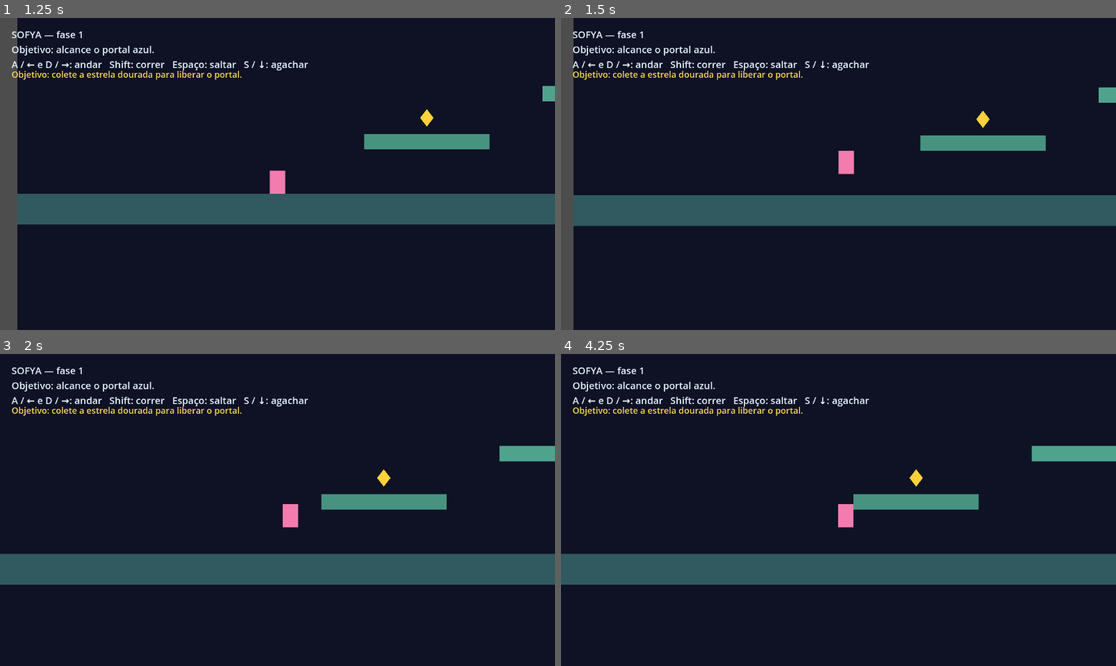
Above: before the commit, frames 1-4 (two rows, left to right).
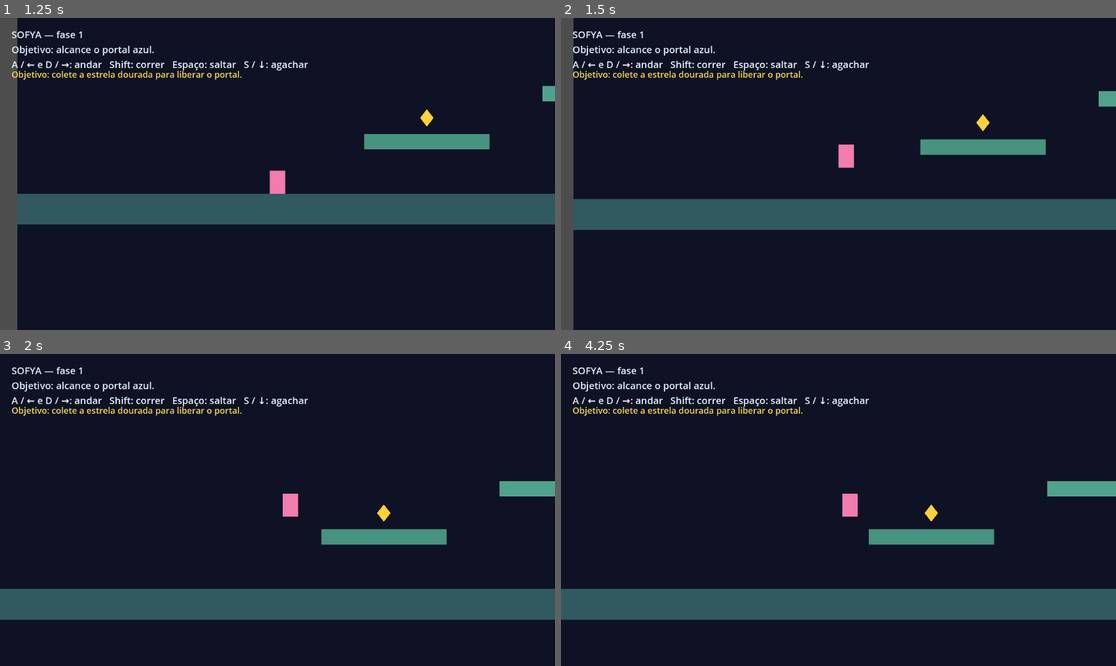
Above: after the commit, the same moments.

Repository: willianschultz/sofya
Game: Godot game, scene res://scenes/main_menu.tscn
Two runs of this game, one before a commit and one after it. Both use one fixed random seed, a clock stepped at 60 frames per second and the inputs below.
Inputs:
- Up to frame 1 (1.25 s): click "Novo jogo" at 0.5 s
- Up to frame 2 (1.5 s): hold D (move_right) from 1.28 s (still down); tap Space (jump) at 1.35 s
- Up to frame 3 (2 s): keep holding D (move_right); tap Space (jump) at 1.52, 1.82 s
- Up to frame 4 (4.25 s): tap S (crouch) at 2.1 s; tap Space (jump) at 2.27, 2.3, 2.57, 3.05, 3.6, 3.77, 4.07 s; release D (move_right) at 2.78 s; hold A (move_left) 2.78-3.53 s; hold Shift (run) 2.78-3.53 s; hold D (move_right) from 3.53 s (still down)

Frame 1 is identical in both runs. In frame 2, 3.5% of the frame differs, in the area x 2-100%, y 22-68%; in frame 3, 24%; in frame 4, 24%, in the area x 0-100%, y 29-86%.

Commit message:
fix: increase jump height for first platform

Diff:
--- a/scripts/player.gd
+++ b/scripts/player.gd
@@ -14,7 +14,7 @@
 @export var run_speed: float = 280.0
 @export var acceleration: float = 1_400.0
 @export var deceleration: float = 1_800.0
-@export var jump_velocity: float = -390.0
+@export var jump_velocity: float = -540.0
 
 @export_category("Agachamento")
 @export var standing_height: float = 48.0
Not shown, changed: docs/03_MOVIMENTACAO.md
